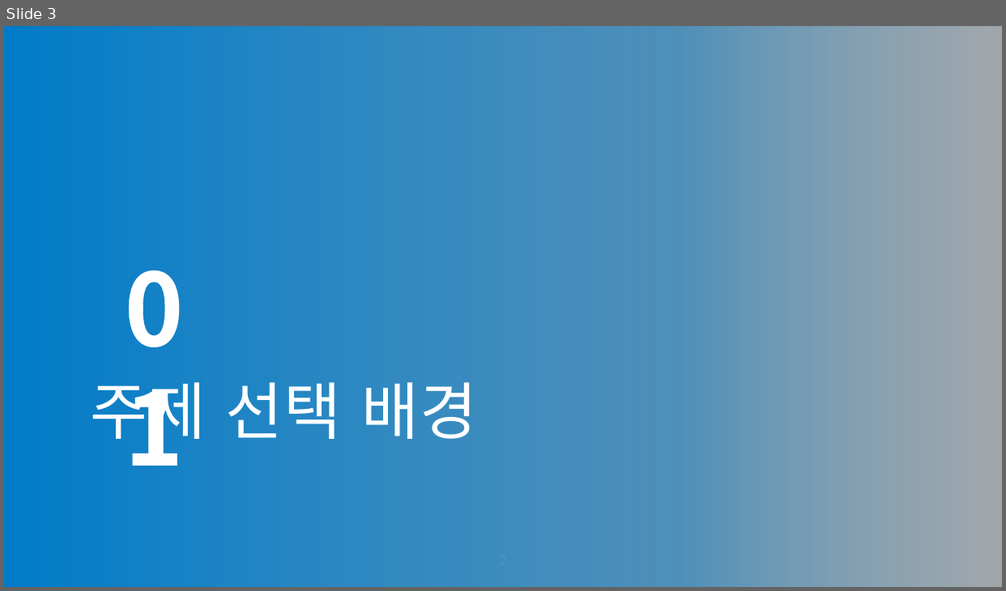
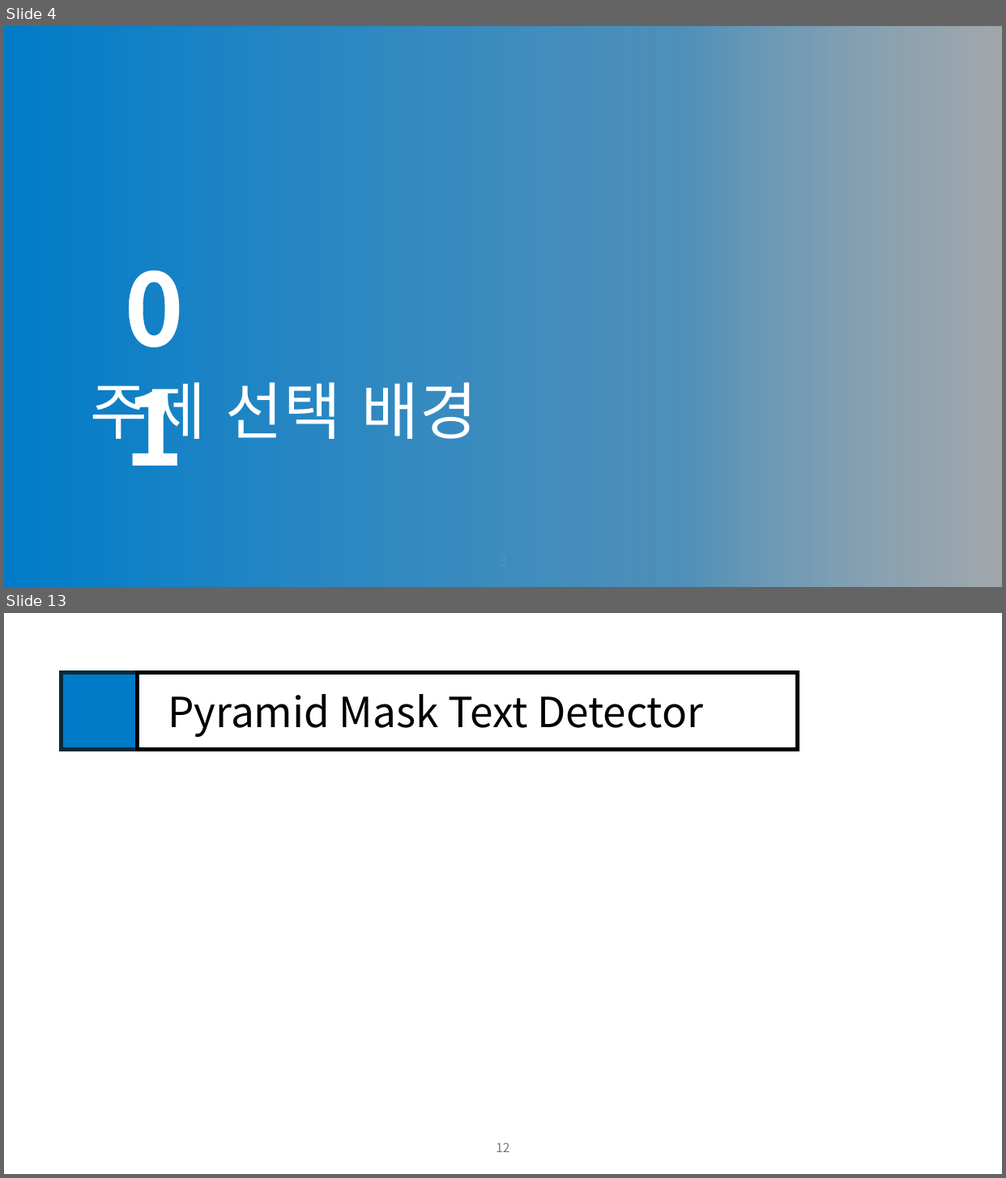
Before and after one commit to naisksh32/2nd_TechSeminar, a slide deck: PPT/진짜 준비자료.pptx. Shown one above the other, each under a label of ours: slide 3 before the commit, slides 4 and 13 after it; the slides between them are not shown. The pictures are 1006x591 and 1006x1178 pixels, drawn with LibreOffice and Linux fonts; fonts in the diff are those of the drawing; background and template pictures are left out; a plain dark background stands for a picture behind light text. Boxes give left, top, right and bottom in pixels: in the first picture for what was removed or moved away, otherwise in the second. Text is boxed around its words. In the diff, an @@ line names an element or a change of style, - is before the commit and + after.

```diff
--- a/PPT/진짜 준비자료.pptx
+++ b/PPT/진짜 준비자료.pptx
@@ slide 13 added at (4,613,1002,1174), background #FFFFFF @@
@@ rectangle added at (61,673,138,749), fill #007BC8, outline #092A39 4 pt @@
@@ rectangle added at (138,673,799,749), fill #FFFFFF, outline #000000 4 pt, 40 pt, text #000000 @@
+Pyramid Mask Text Detector
@@ page number added at (496,1143,509,1152), 12 pt, text #797979 @@
+12
@@ what was slide 3 is now slide 4 @@
```
Also in this commit, not shown: 2 slides changed, 24 other slides added, 4 slides removed, 45 other files.
